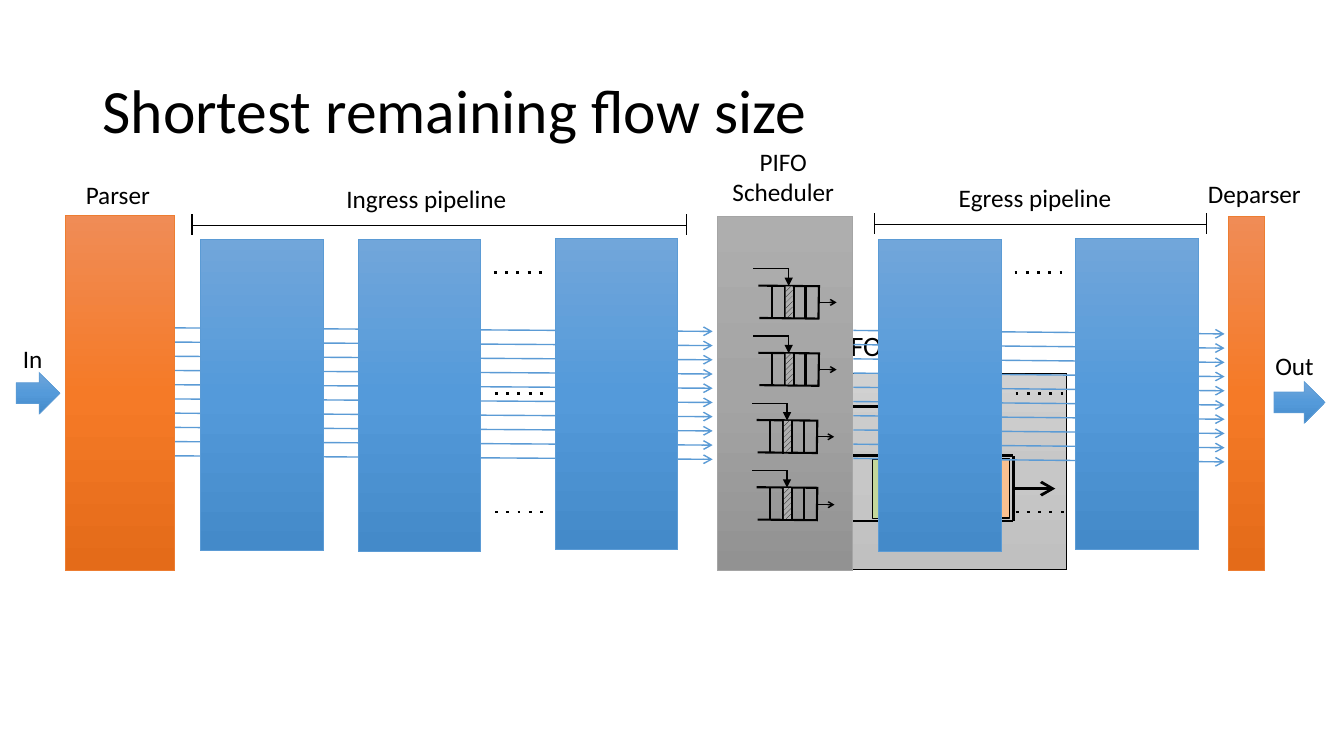
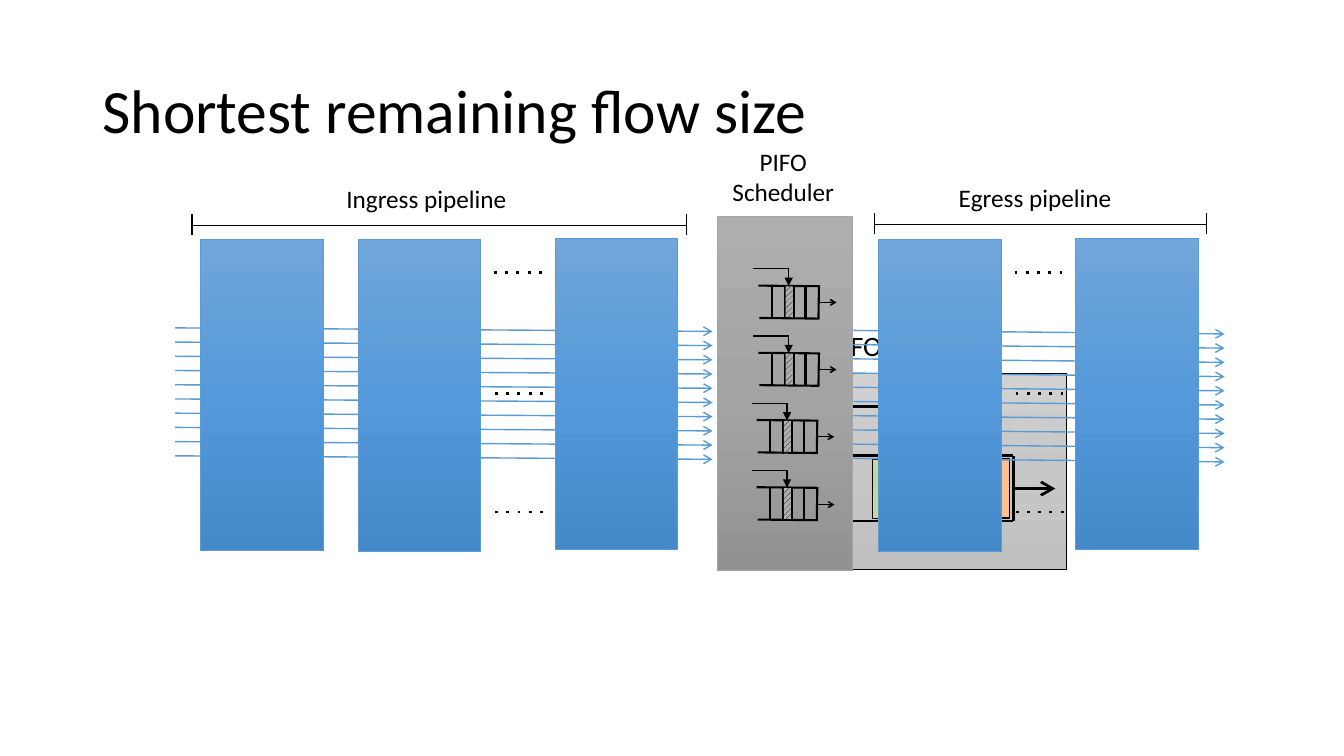
Before and after one commit to anirudhSK/pifo-domino-marple-ppts, a slide deck: slide 17 of combined_domino_pifo.pptx. Drawn at 1344x756 pixels with LibreOffice and Linux fonts; fonts in the diff are those of the drawing. Boxes give left, top, right and bottom in pixels: in the first picture for what was removed or moved away, otherwise in the second. Text is boxed around its words. In the diff, an @@ line names an element or a change of style, - is before the commit and + after.

```diff
--- a/combined_domino_pifo.pptx
+++ b/combined_domino_pifo.pptx
@@ group removed at (16, 186, 1326, 571): 4 texts, 2 right arrows, 2 rectangles, 1 line @@
-In
-Out
-Parser
-Deparser
```
Also in this commit, not shown: 23 other slides changed, 6 slides added, 4 slides removed.
